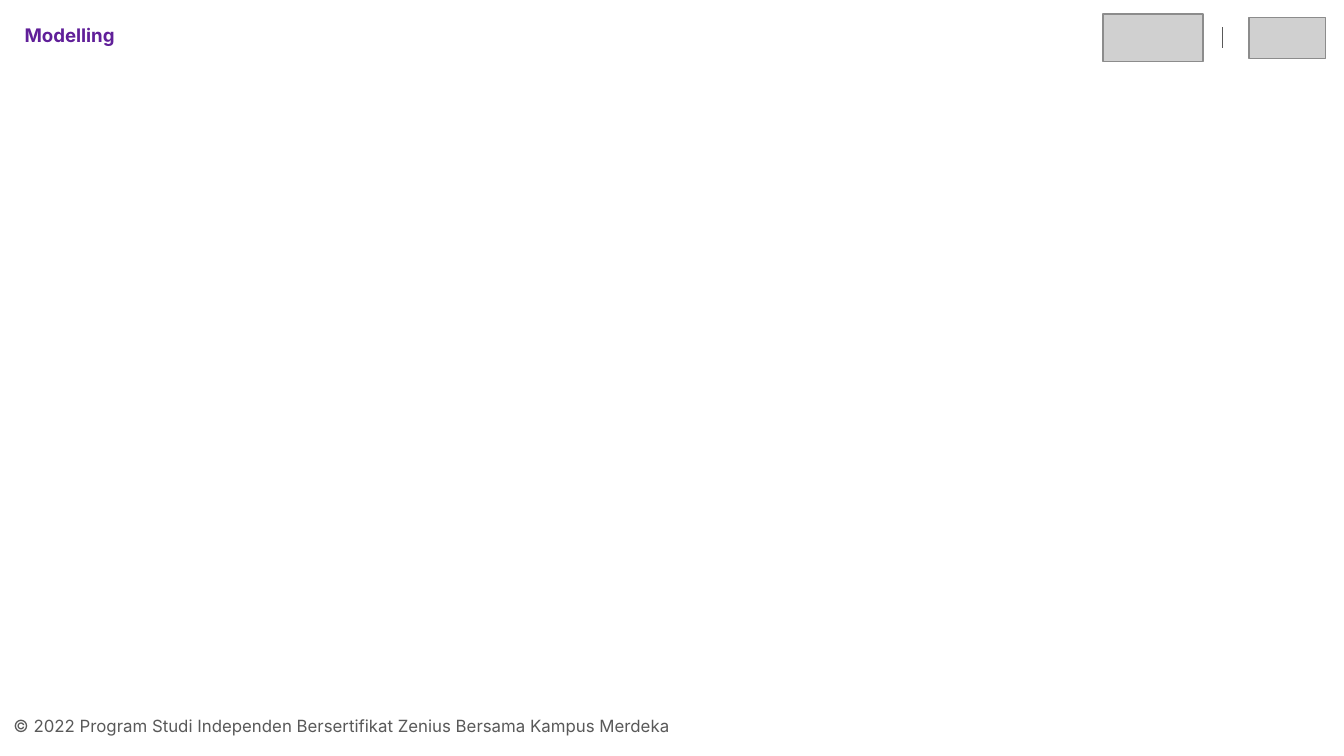
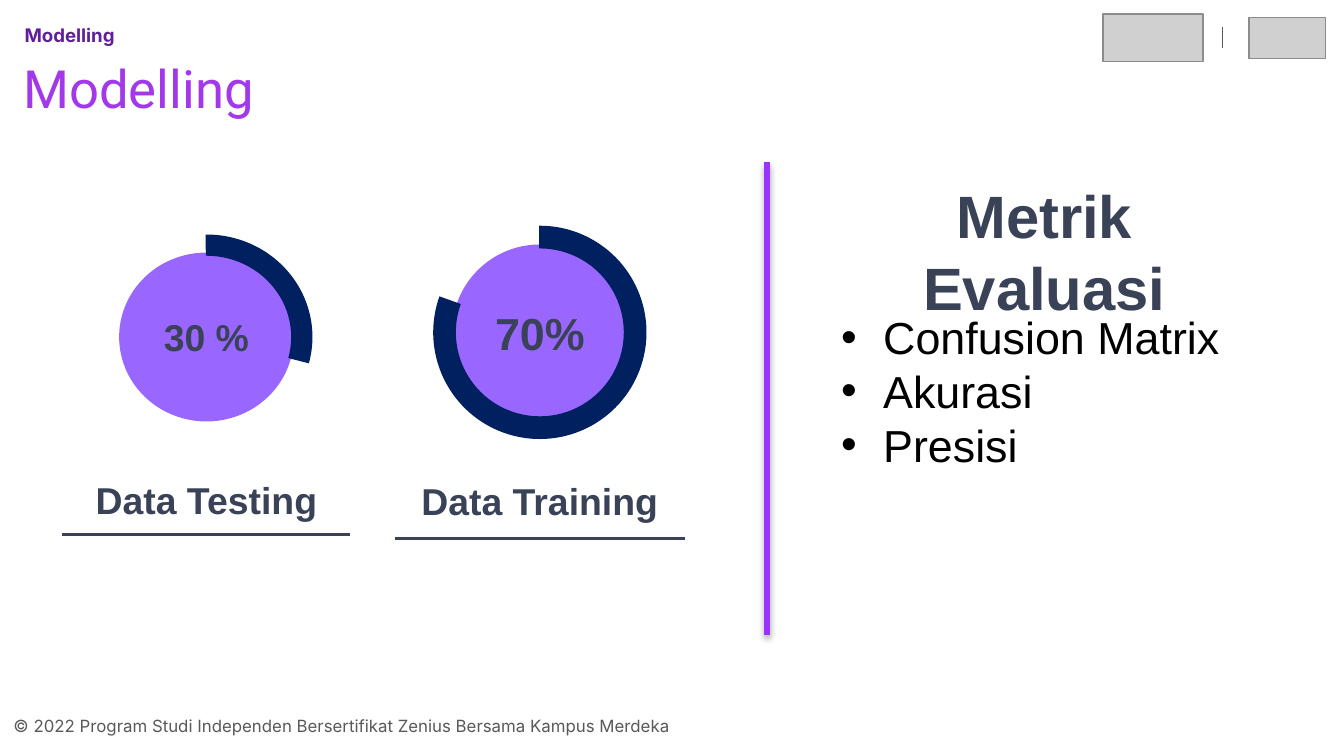
Before and after one commit to Liore-S/mobile-price-classification, a slide deck: slide 14 of Template Final Project.pptx (slide 13 before the commit). Drawn at 1344x756 pixels with LibreOffice and Linux fonts; fonts in the diff are those of the drawing; grey boxes stand for pictures. Boxes give left, top, right and bottom in pixels: in the first picture for what was removed or moved away, otherwise in the second. Text is boxed around its words. In the diff, an @@ line names an element or a change of style, - is before the commit and + after.

```diff
--- a/Template Final Project.pptx
+++ b/Template Final Project.pptx
@@ title added at bbox=[23, 68, 253, 119], 28.2 pt, text #A338EB @@
+Modelling
@@ line added from (767, 163) to (767, 634), #9933FF 3 pt @@
@@ text added at bbox=[923, 194, 1165, 311], 32 pt, text #3A4258, bold @@
+Metrik Evaluasi
@@ group added at bbox=[395, 226, 684, 538]: 2 texts, 1 ellipse, 1 line, 1 arch (boxed as its full ring) @@
+Data Training
+70%
@@ text added at bbox=[883, 321, 1219, 463], 24 pt, text #000000 @@
+• Confusion Matrix
+• Akurasi
+• Presisi
@@ group added at bbox=[62, 235, 351, 535]: 2 texts, 1 ellipse, 1 arch (boxed as its full ring), 1 line @@
+Data Testing
+30 %
```
Also in this commit, not shown: 6 other slides changed, 3 slides added, 1 slide removed.
